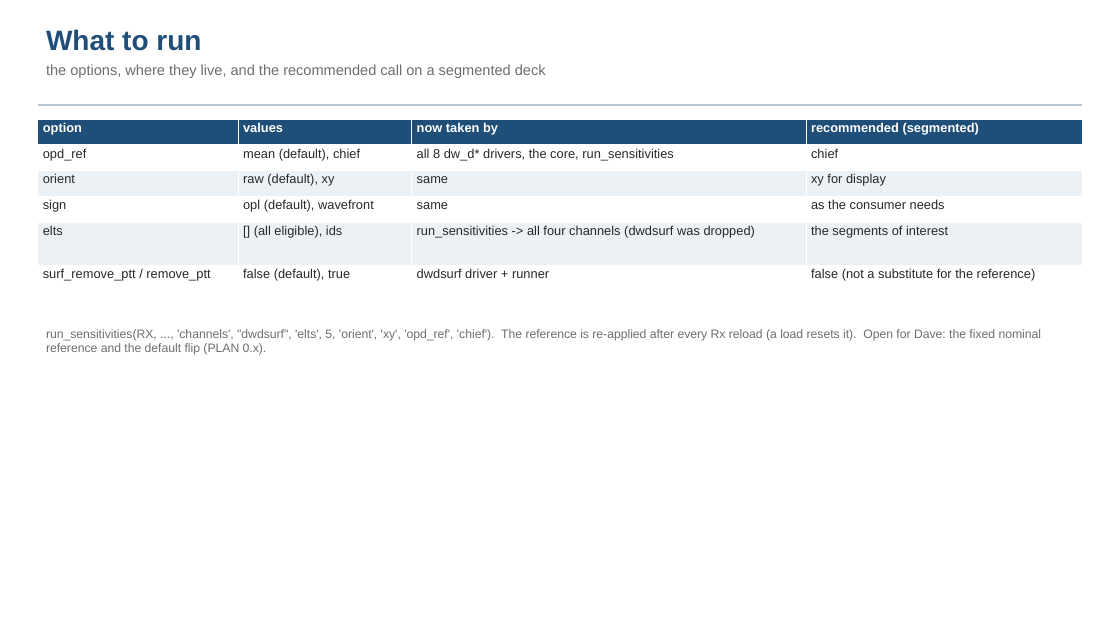
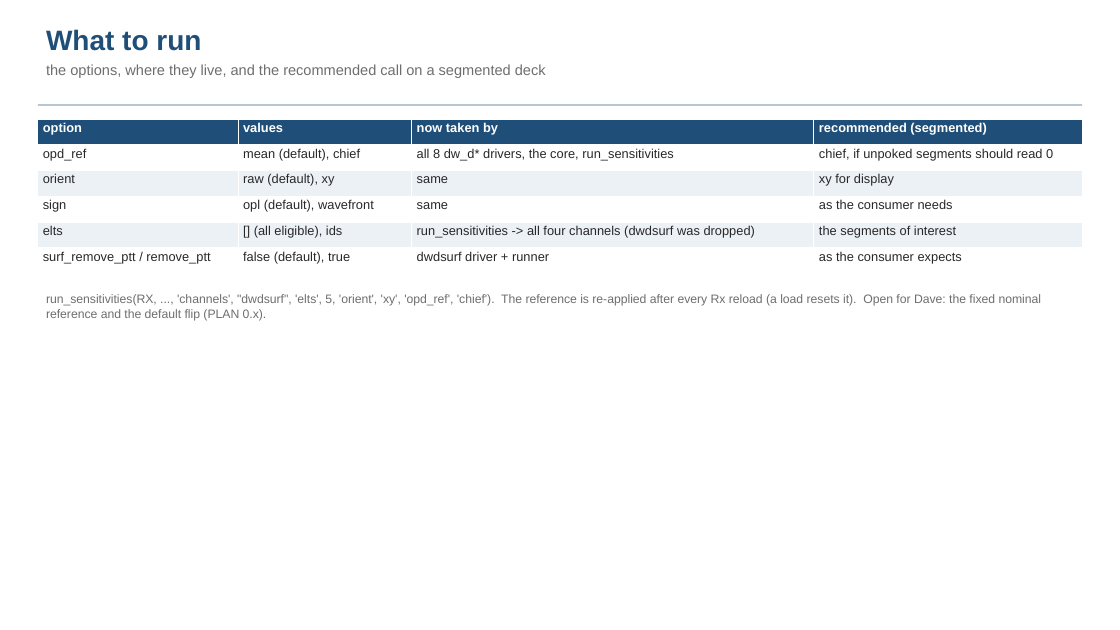
Before and after one commit to nasa-jpl/macos, a slide deck: slide 7 of demo_session/deck_dwdsurf_options.pptx. Drawn at 1120x630 pixels with LibreOffice and Linux fonts; fonts in the diff are those of the drawing. Boxes give left, top, right and bottom in pixels: in the first picture for what was removed or moved away, otherwise in the second. Text is boxed around its words. In the diff, an @@ line names an element or a change of style, - is before the commit and + after.

```diff
--- a/demo_session/deck_dwdsurf_options.pptx
+++ b/demo_session/deck_dwdsurf_options.pptx
@@ table at (x1=38, y1=119, x2=1082, y2=274) @@
-row 2, column 4: chief
+row 2, column 4: chief, if unpoked segments should read 0
-row 6, column 4: false (not a substitute for the reference)
+row 6, column 4: as the consumer expects
@@ text "run_sensitivities(RX, ..., 'channels', "dwdsurf", 'elts', ..." moved from (x1=46, y1=329, x2=1042, y2=355) to (x1=46, y1=294, x2=1042, y2=321) @@
```
Also in this commit, not shown: 4 other slides changed, 9 other files.
